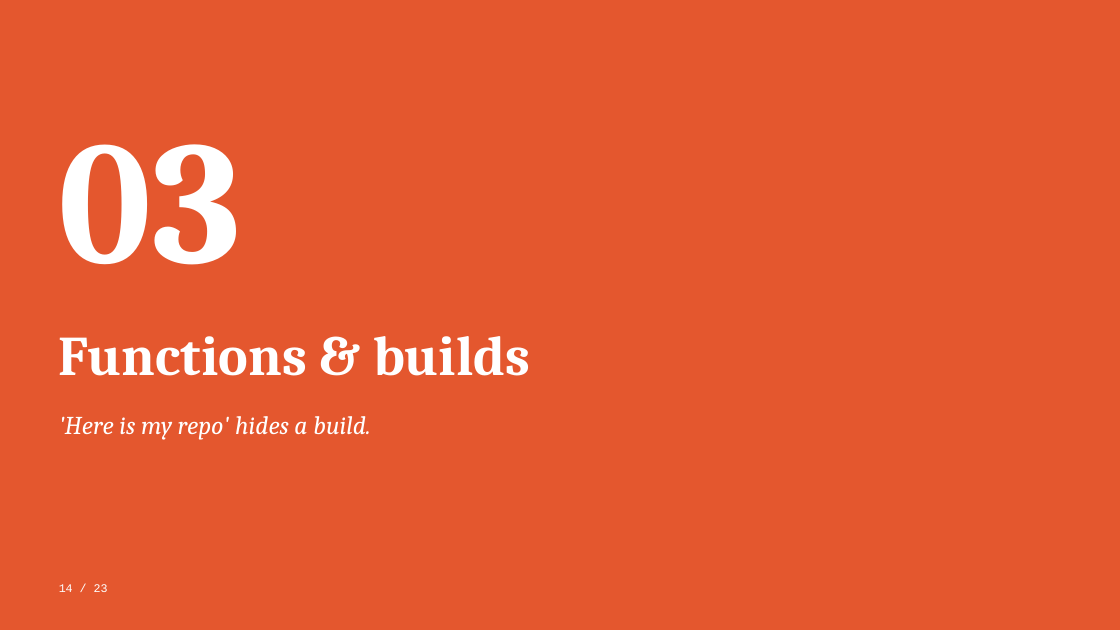
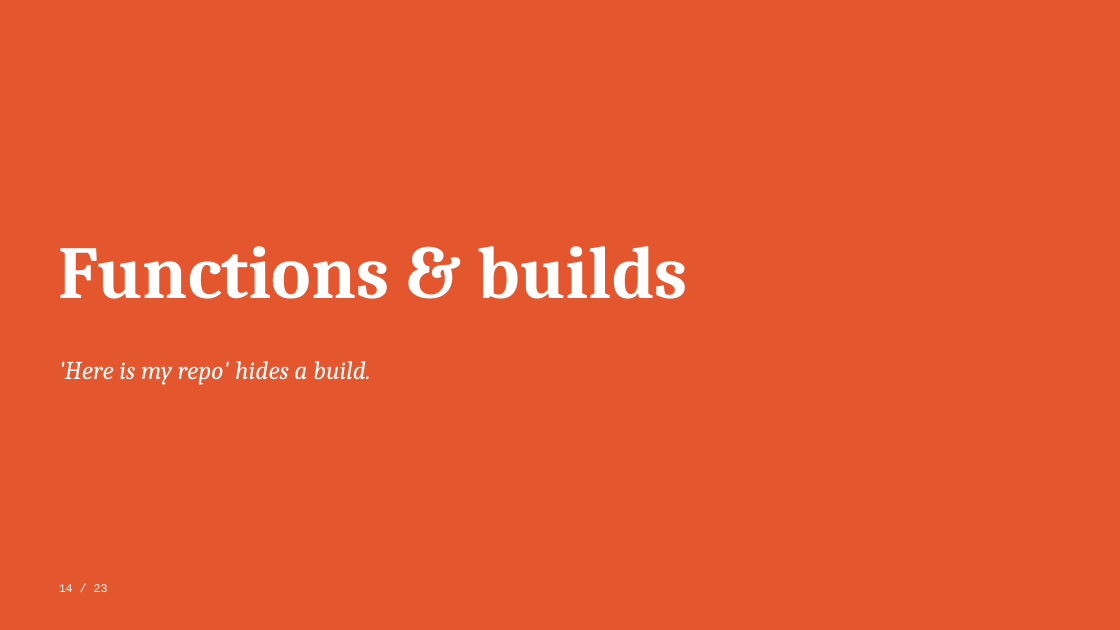
Before and after one commit to black-cloudlet/serverless, a slide deck: slide 14 of docs/presentation/serverless-platform.pptx. Drawn at 1120x630 pixels with LibreOffice and Linux fonts; fonts in the diff are those of the drawing. Boxes give left, top, right and bottom in pixels: in the first picture for what was removed or moved away, otherwise in the second. Text is boxed around its words. In the diff, an @@ line names an element or a change of style, - is before the commit and + after.

```diff
--- a/docs/presentation/serverless-platform.pptx
+++ b/docs/presentation/serverless-platform.pptx
@@ text removed at box(59, 144, 241, 265) @@
-03
@@ text "Functions & builds": place and size @@
-text "Functions & builds" at box(59, 336, 530, 376)
+text "Functions & builds" at box(59, 246, 688, 299)
@@ text "Functions & builds" at box(59, 246, 688, 299): size 48 to 64 pt @@
@@ text "'Here is my repo' hides ...": place and size @@
-text "'Here is my repo' hides ..." at box(59, 416, 370, 440)
+text "'Here is my repo' hides ..." at box(59, 361, 370, 385)
```
Also in this commit, not shown: 21 other slides changed, 5 other files.
